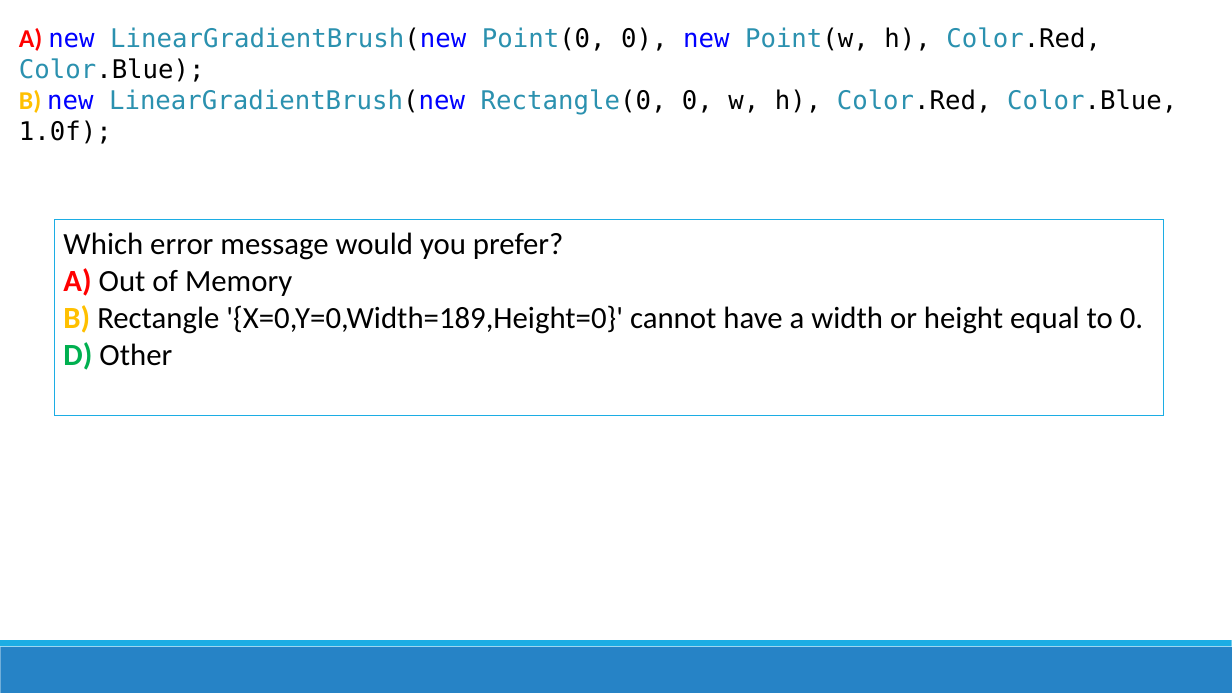
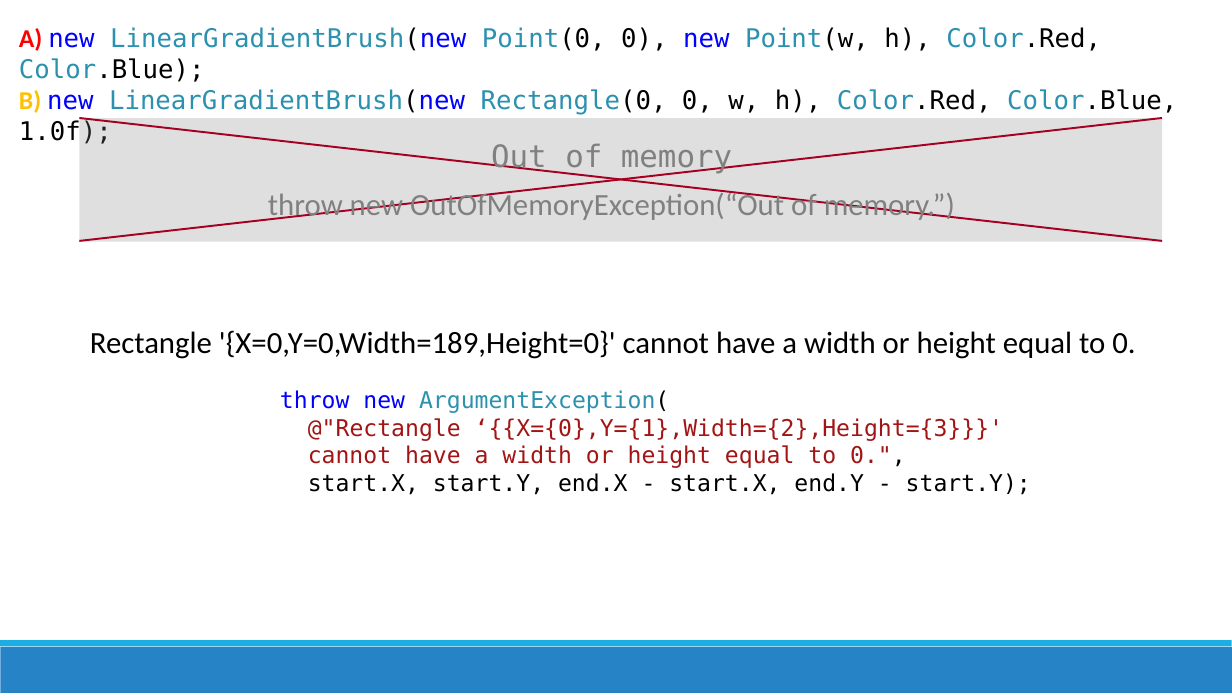
Before and after one commit to jamesrcounts/ExceptionalTalk, a slide deck: slide 12 of Exceptional Exceptions.pptx (slide 11 before the commit). Drawn at 1232x693 pixels with LibreOffice and Linux fonts; fonts in the diff are those of the drawing. Boxes give left, top, right and bottom in pixels: in the first picture for what was removed or moved away, otherwise in the second. Text is boxed around its words. In the diff, an @@ line names an element or a change of style, - is before the commit and + after.

```diff
--- a/Exceptional Exceptions.pptx
+++ b/Exceptional Exceptions.pptx
@@ rectangle added at [79, 118, 1163, 242], fill #808080 at 25% opacity @@
@@ line added from (79, 118) to (1163, 241), #A50021 1.5 pt @@
@@ line added from (79, 241) to (1163, 118), #A50021 1.5 pt @@
@@ text added at [491, 144, 732, 174], 24 pt, text #808080 @@
+Out of memory
@@ text added at [268, 189, 955, 221], 24 pt, text #808080 @@
+throw new OutOfMemoryException(“Out of memory.”)
@@ text "Rectangle '{X=0,Y=0,Width=189,Height=0}' cannot have a ...": place and size @@
-text "Rectangle '{X=0,Y=0,Width=189,Height=0}' cannot have a ..." at [55, 219, 1164, 415]
+text "Rectangle '{X=0,Y=0,Width=189,Height=0}' cannot have a ..." at [90, 330, 1135, 359]
@@ text "Rectangle '{X=0,Y=0,Width=189,Height=0}' cannot have a ..." at [90, 330, 1135, 359]: outline #1CADE4 0.75 pt to none @@
@@ text at [90, 330, 1135, 359]: text changed @@
-Which error message would you prefer?
-A) Out of Memory
-B) Rectangle '{X=0,Y=0,Width=189,Height=0}' cannot have a width or height equal to 0.
-D) Other
+Rectangle '{X=0,Y=0,Width=189,Height=0}' cannot have a width or height equal to 0.
@@ text added at [280, 390, 1031, 495], 18 pt, text #A31515 @@
+throw new ArgumentException(
+@"Rectangle ‘{{X={0},Y={1},Width={2},Height={3}}}'
+cannot have a width or height equal to 0.",
+start.X, start.Y, end.X - start.X, end.Y - start.Y);
```
Also in this commit, not shown: 4 other slides changed, 1 slide added, 1 other file.
